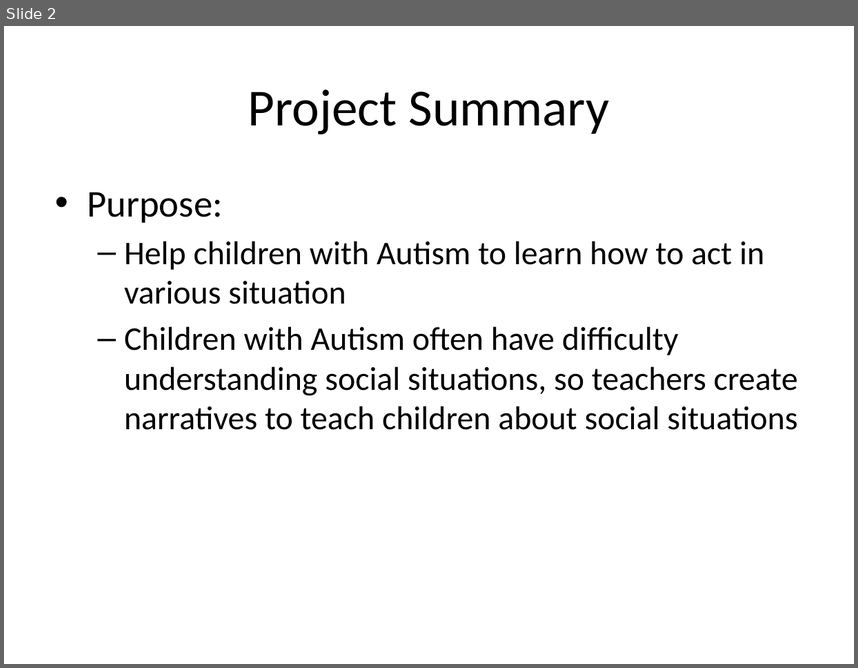
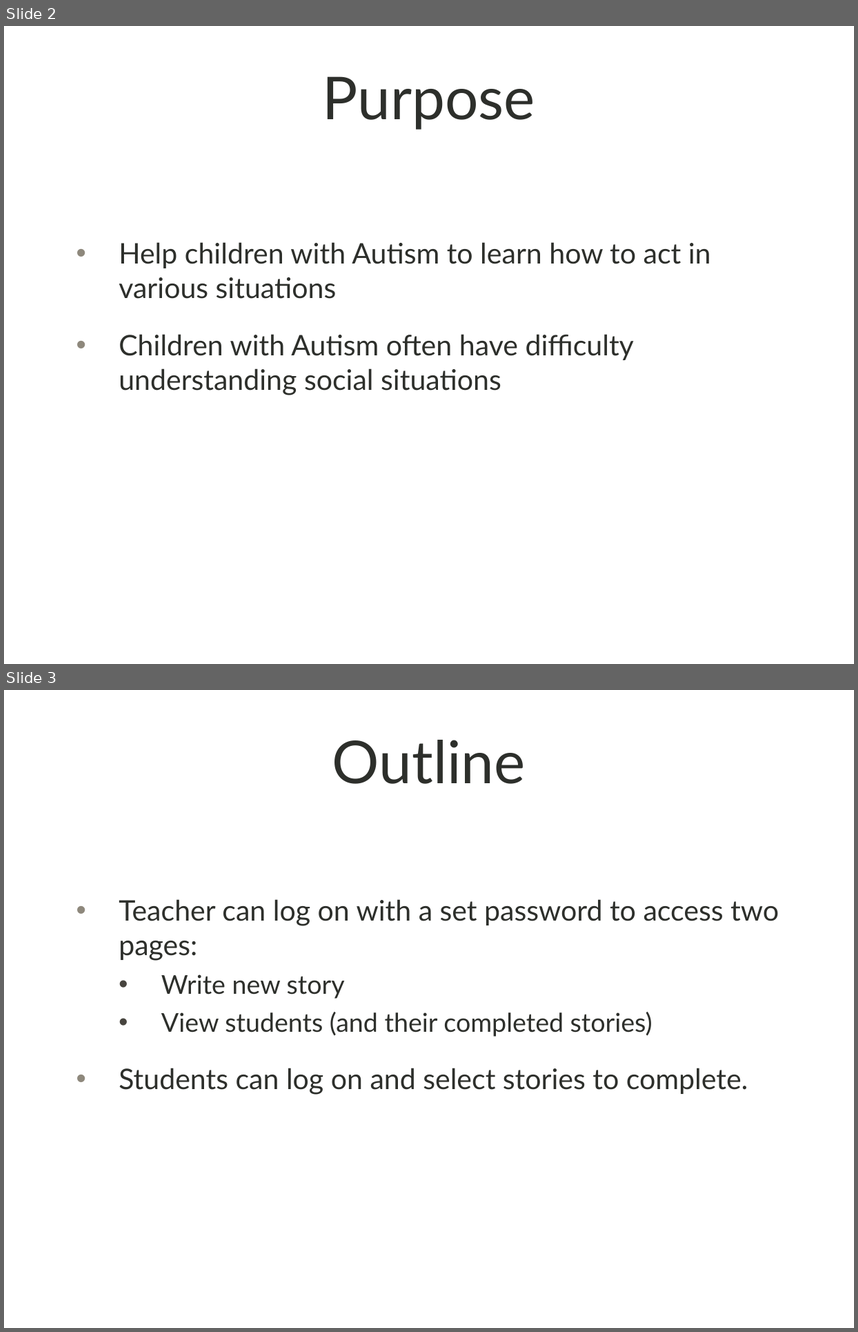
Before and after one commit to ProjPossibility/WebSummary, a slide deck: SS12WebStories.pptx. Shown one above the other, each under a label of ours: slide 2 before the commit, slides 2 and 3 after it. The pictures are 858x668 and 858x1332 pixels, drawn with LibreOffice and Linux fonts; fonts in the diff are those of the drawing; background and template pictures are left out. Boxes give left, top, right and bottom in pixels: in the first picture for what was removed or moved away, otherwise in the second. Text is boxed around its words. In the diff, an @@ line names an element or a change of style, - is before the commit and + after.

```diff
--- a/SS12WebStories.pptx
+++ b/SS12WebStories.pptx
@@ slide 3 added at (4, 690, 854, 1328), background picture (left out) @@
@@ title added at (332, 740, 526, 784), 50 pt, text #2D2F2B @@
+Outline
@@ text added at (119, 899, 779, 1094), 24 pt, text #2D2F2B @@
+• Teacher can log on with a set password to access two pages:
+  • Write new story
+  • View students (and their completed stories)
+• Students can log on and select stories to complete.
@@ slide 2 changed as well @@
@@ title at (323, 76, 535, 129): text changed; size 44 to 50 pt; font Calibri to Lato; text colour #000000 to #2D2F2B @@
-Project Summary
+Purpose
@@ text at (119, 242, 711, 394): text changed; size 28 to 24 pt; font Calibri to Lato; text colour #000000 to #2D2F2B @@
-• Purpose:
-  – Help children with Autism to learn how to act in various situation
-  – Children with Autism often have difficulty understanding social situations, so teachers create narratives to teach children about social situations
+• Help children with Autism to learn how to act in various situations
+• Children with Autism often have difficulty understanding social situations
```
Also in this commit, not shown: 5 other slides changed.
